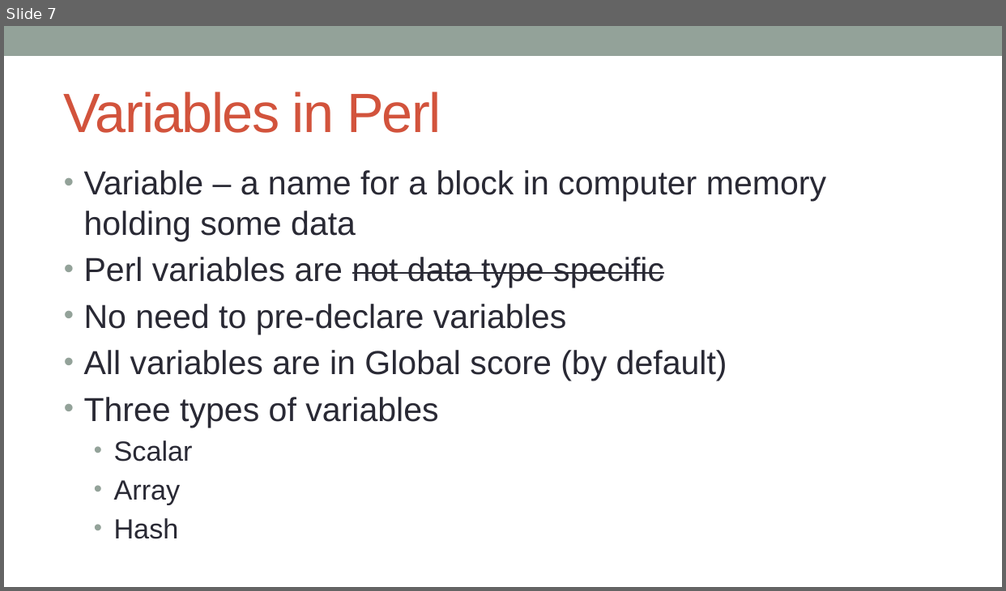
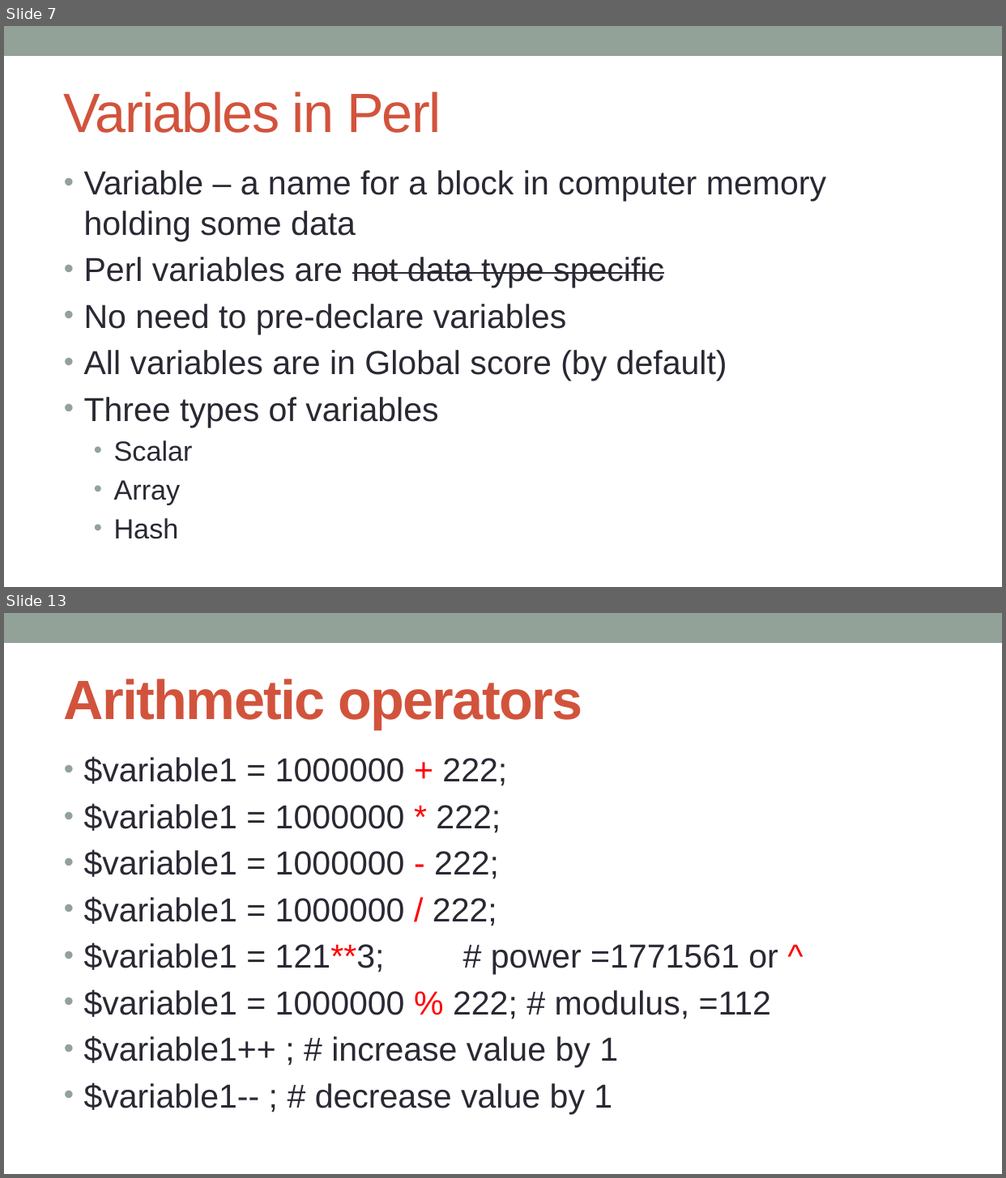
Before and after one commit to kanhu-pcr-code/bioinfo-PERL-course, a slide deck: PPTs/Variables and operators.pptx. Shown one above the other, each under a label of ours: slide 7 before the commit, slides 7 and 13 after it; the slides between them are not shown. The pictures are 1006x591 and 1006x1178 pixels, drawn with LibreOffice and Linux fonts; fonts in the diff are those of the drawing. Boxes give left, top, right and bottom in pixels: in the first picture for what was removed or moved away, otherwise in the second. Text is boxed around its words. In the diff, an @@ line names an element or a change of style, - is before the commit and + after.

```diff
--- a/PPTs/Variables and operators.pptx
+++ b/PPTs/Variables and operators.pptx
@@ slide 13 added at (4,613,1002,1174), background #FFFFFF; not listed: 1 template element that a slide beside it also shows @@
@@ title added at (64,679,582,729), 40 pt, text #D2533C, bold @@
+Arithmetic operators
@@ text added at (84,756,778,1114), 24 pt, text #292934 @@
+• $variable1 = 1000000 + 222;
+• $variable1 = 1000000 * 222;
+• $variable1 = 1000000 - 222;
+• $variable1 = 1000000 / 222;
+• $variable1 = 121**3; # power =1771561 or ^
+• $variable1 = 1000000 % 222; # modulus, =112
+• $variable1++ ; # increase value by 1
+• $variable1-- ; # decrease value by 1
```
Also in this commit, not shown: 2 slides changed, 10 other slides added, 2 slides removed, 2 other files.
